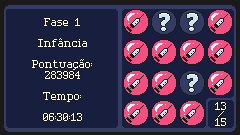
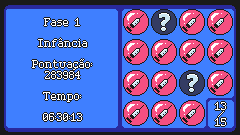
Layers edited between the first and the second 240 x 135 image:
painted on "Pasted Layer" over <box>180,10,204,34</box>
painted on "Background" over <box>4,5,236,132</box>
